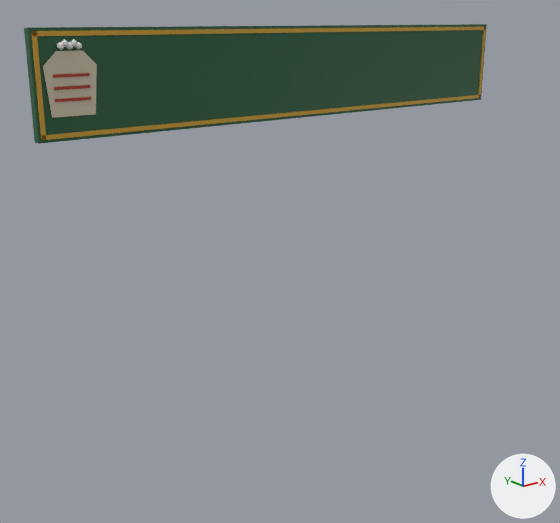
The glTF model assets/models/nha_rap/bang/bang_tap_hoa_thu_ha_48.glb, before and after one commit.
Rendered twice from a 50 mm lens placed at (-1.7, -4.88, 3.32), pointed at (2.07, -0.17, 1.44). Lighting does not change. The marker at lower right points along +X, +Y and +Z. The older version comes first. Vertices at exactly the same position are counted once.

The older version as bpy lines, for what is in view:
```python
me_hop_008 = bpy.data.meshes.new('hop.008')
me_hop_008.from_pydata(...)  # 122 vertices, 200 faces; spans x 0.18..4.62, y -0.14..-0.04, z 2.57..3.27
me_hop_008.materials.append(mat_pho_mausac)
ob_bang_tap_hoa_thu_ha_48 = bpy.data.objects.new('bang_tap_hoa_thu_ha_48', me_hop_008)
ob_bang_tap_hoa_thu_ha_48.location = (0.0, 0.0, 0.0)
```
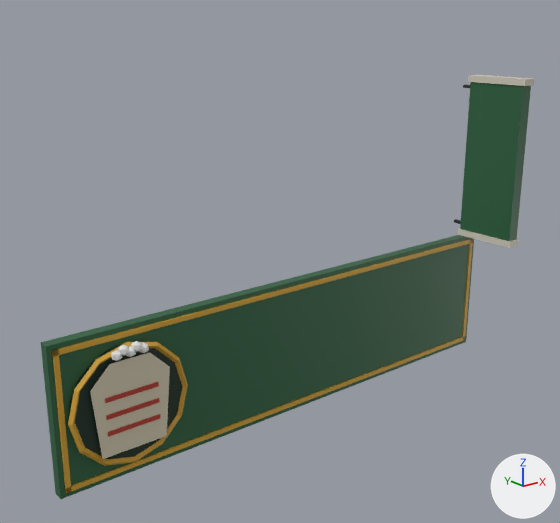
Location of each change, (x1, y1, x2, y2) in pixels of the pictures (560 x 523 px; the box of a moved part takes in the faces that stretch with it):
'bang_tap_hoa_thu_ha_48', reshaped (6% wider, 251% taller): before (24, 24, 487, 144); after (41, 75, 534, 499)
part 1 of me_hop_008, added (green): after (41, 235, 474, 499)
part 2 of me_hop_008, moved or reshaped: before (31, 27, 486, 140); after (52, 239, 473, 493)
part 3 of me_hop_008, added: after (68, 341, 182, 459)
part 4 of me_hop_008, moved or reshaped: before (43, 50, 97, 118); after (90, 353, 170, 459)
part 5 of me_hop_008, added: after (108, 414, 160, 437)
part 6 of me_hop_008, added: after (106, 398, 160, 420)
part 7 of me_hop_008, added: after (105, 382, 159, 403)
part 8 of me_hop_008, added: after (111, 350, 122, 361)
part 9 of me_hop_008, added: after (118, 345, 128, 356)
part 10 of me_hop_008, added: after (126, 346, 136, 357)
part 11 of me_hop_008, added: after (131, 341, 142, 352)
part 12 of me_hop_008, added: after (139, 343, 149, 353)
part 13 of me_hop_008, added (green): after (460, 82, 531, 241)
part 14 of me_hop_008, added: after (468, 75, 534, 86)
part 15 of me_hop_008, added: after (457, 228, 519, 248)
part 16 of me_hop_008, added: after (68, 342, 188, 466)
part 17 of me_hop_008, deleted (green): before (24, 24, 487, 144)

The change in detail:
me_hop_008 is used by ob_bang_tap_hoa_thu_ha_48; location (0.0, 0.0, 0.0).
me_hop_008 had 122 vertices, 200 faces and spanned x 0.18..4.62, y -0.14..-0.04, z 2.57..3.27.
me_hop_008 now has 250 vertices, 432 faces and spans x 0.1..4.7, y -0.72..0.0, z 0.0..2.81.
me_hop_008 part 1: a new loose piece, a box spanning x 0.1..4.7, y -0.09..0.0, z 0.0..1.2, in mat_pho_mausac.
me_hop_008 part 2: the loose piece of 24 vertices spanning x 0.2..4.61, y -0.11..-0.04, z 2.59..3.25 is scaled about its middle by (1.02, 1.49, 1.71), then moved by (0.0, 0.02, -2.32).
me_hop_008 part 3: a new loose piece, a 20-sided cylinder along y spanning x 0.21..1.15, y -0.135..-0.085, z 0.13..1.07, in mat_pho_mausac.
me_hop_008 part 4: the loose piece of 6 vertices spanning x 0.25..0.61, y -0.11, z 2.72..3.13 is scaled about its middle by (1.8, 1, 1.8), then moved by (0.25, -0.06, -2.31).
me_hop_008 part 5: a new loose piece, a box spanning x 0.464..0.896, y -0.182..-0.17, z 0.422..0.454, in mat_pho_mausac.
me_hop_008 part 6: a new loose piece, a box spanning x 0.464..0.896, y -0.182..-0.17, z 0.557..0.589, in mat_pho_mausac.
me_hop_008 part 7: a new loose piece, a box spanning x 0.464..0.896, y -0.182..-0.17, z 0.692..0.724, in mat_pho_mausac.
me_hop_008 part 8: a new loose piece, an icosphere of 20 faces spanning x 0.533..0.611, y -0.217..-0.143, z 0.989..1.075, in mat_pho_mausac.
me_hop_008 part 9: a new loose piece, an icosphere of 20 faces spanning x 0.587..0.665, y -0.217..-0.143, z 1.016..1.102, in mat_pho_mausac.
me_hop_008 part 10: a new loose piece, an icosphere of 20 faces spanning x 0.641..0.719, y -0.217..-0.143, z 0.989..1.075, in mat_pho_mausac.
me_hop_008 part 11: a new loose piece, an icosphere of 20 faces spanning x 0.695..0.773, y -0.217..-0.143, z 1.016..1.102, in mat_pho_mausac.
me_hop_008 part 12: a new loose piece, an icosphere of 20 faces spanning x 0.749..0.827, y -0.217..-0.143, z 0.989..1.075, in mat_pho_mausac.
me_hop_008 part 13: a new loose piece, a box spanning x 4.42..4.54, y -0.7..-0.12, z 1.28..2.78, in mat_pho_mausac.
me_hop_008 part 14: a new loose piece, a box spanning x 4.41..4.55, y -0.72..-0.1, z 2.75..2.81, in mat_pho_mausac.
me_hop_008 part 15: a new loose piece, a box spanning x 4.41..4.55, y -0.72..-0.1, z 1.25..1.31, in mat_pho_mausac.
me_hop_008 part 16: a new loose piece of 48 vertices spanning x 0.19..1.17, y -0.17..-0.11, z 0.11..1.1, in mat_pho_mausac.
me_hop_008 part 17: 9 loose pieces with 92 vertices, spanning x 0.18..4.62, y -0.14..-0.04, z 2.57..3.27, are deleted.
Other edits to the shape of me_hop_008 do not show in these pictures.
